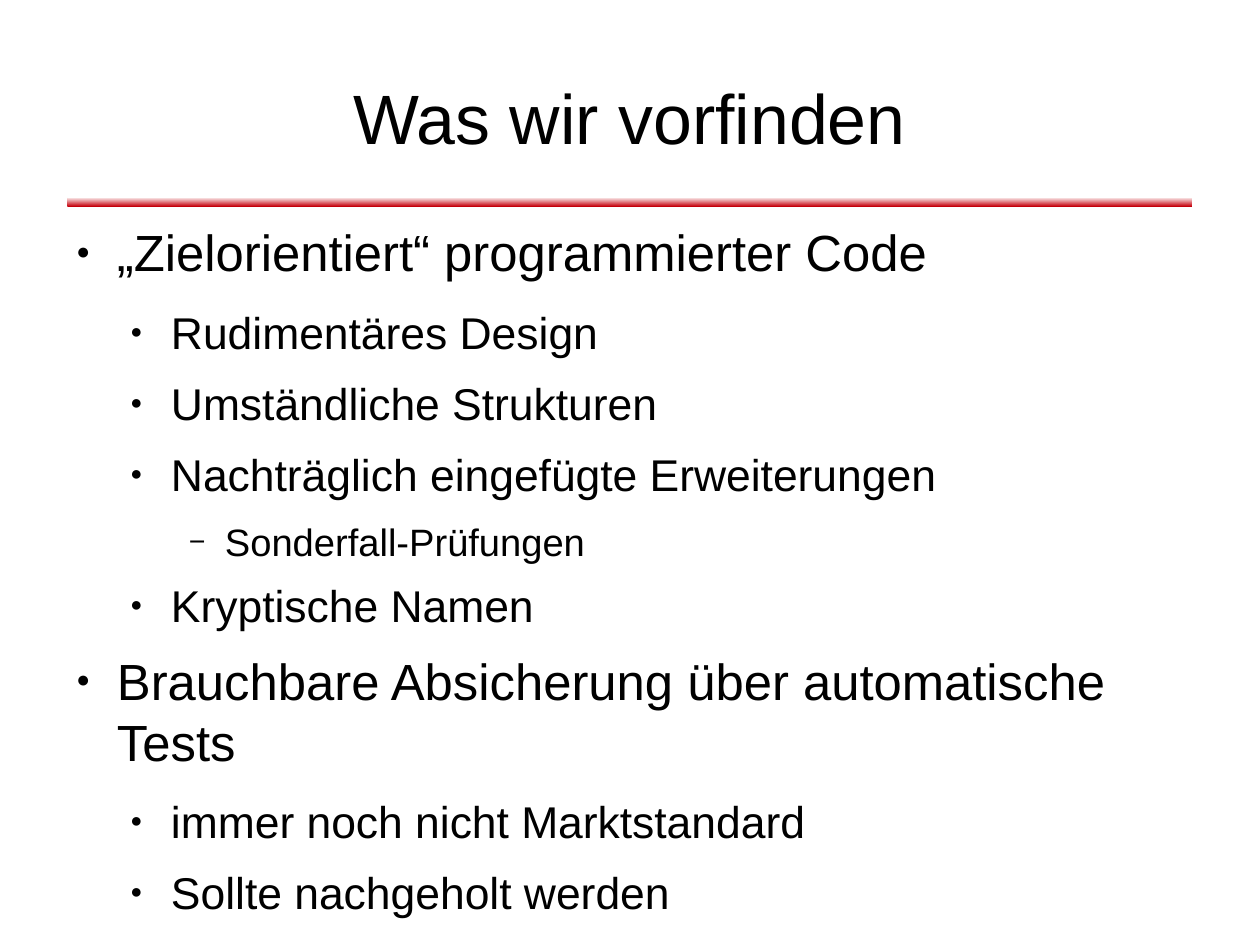
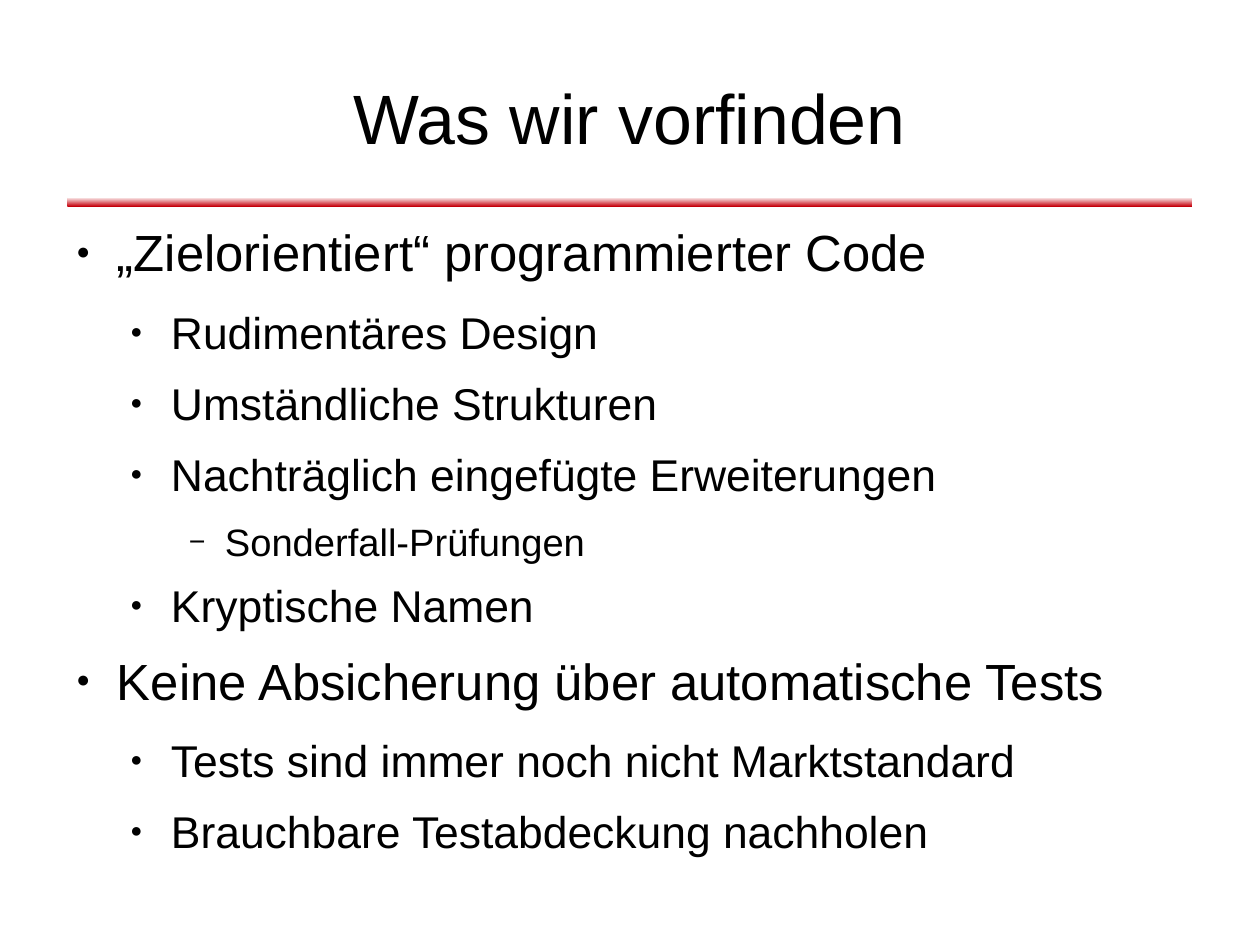
Before and after one commit to dlindner/vorlesung-se2-dhbw, a slide deck: slide 5 of added_2010/Refactoring (2010).odp. Drawn at 1260x945 pixels with LibreOffice and Linux fonts; fonts in the diff are those of the drawing; background and template pictures are left out. Boxes give left, top, right and bottom in pixels: in the first picture for what was removed or moved away, otherwise in the second. Text is boxed around its words. In the diff, an @@ line names an element or a change of style, - is before the commit and + after.

```diff
--- a/added_2010/Refactoring (2010).odp
+++ b/added_2010/Refactoring (2010).odp
@@ text at (x1=117, y1=663, x2=1105, y2=857): text changed @@
-● Brauchbare Absicherung über automatische Tests
-  ● immer noch nicht Marktstandard
-  ● Sollte nachgeholt werden
+● Keine Absicherung über automatische Tests
+  ● Tests sind immer noch nicht Marktstandard
+  ● Brauchbare Testabdeckung nachholen
```
Also in this commit, not shown: 25 other slides changed, 3 slides added, 2 slides removed.
